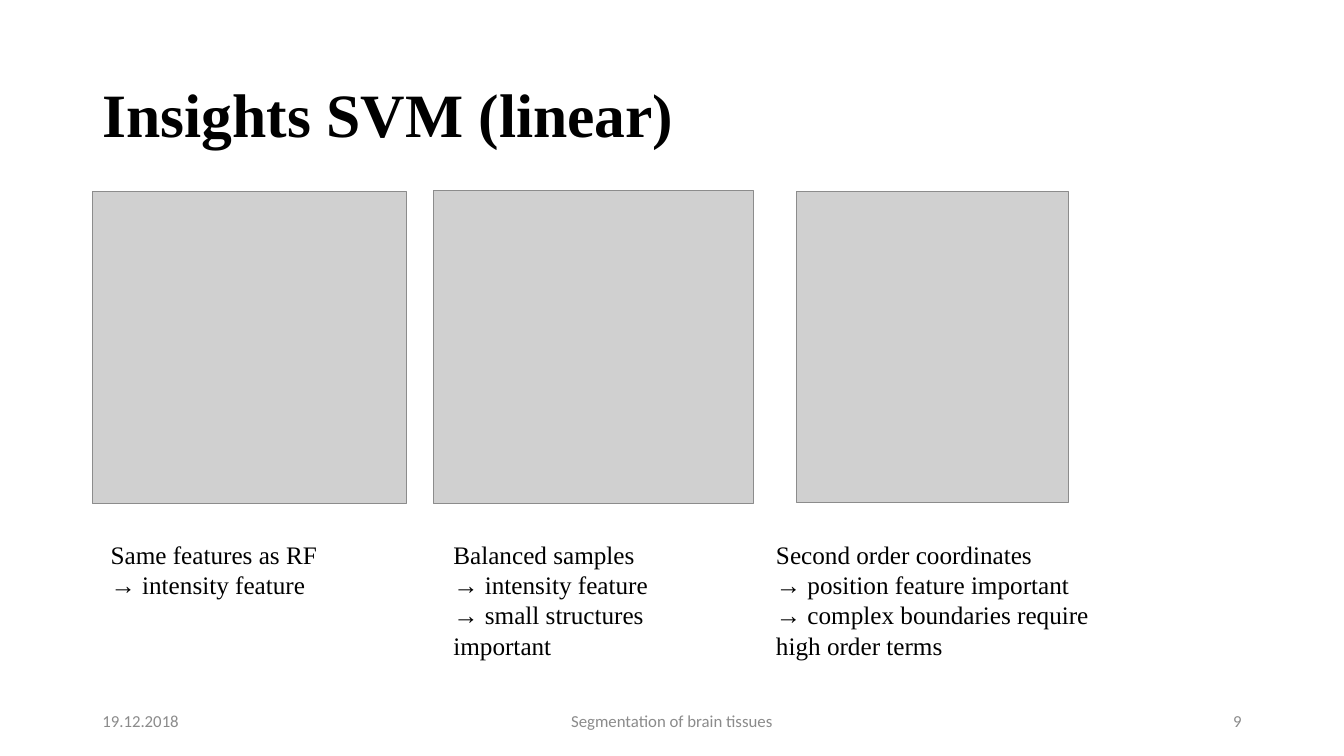
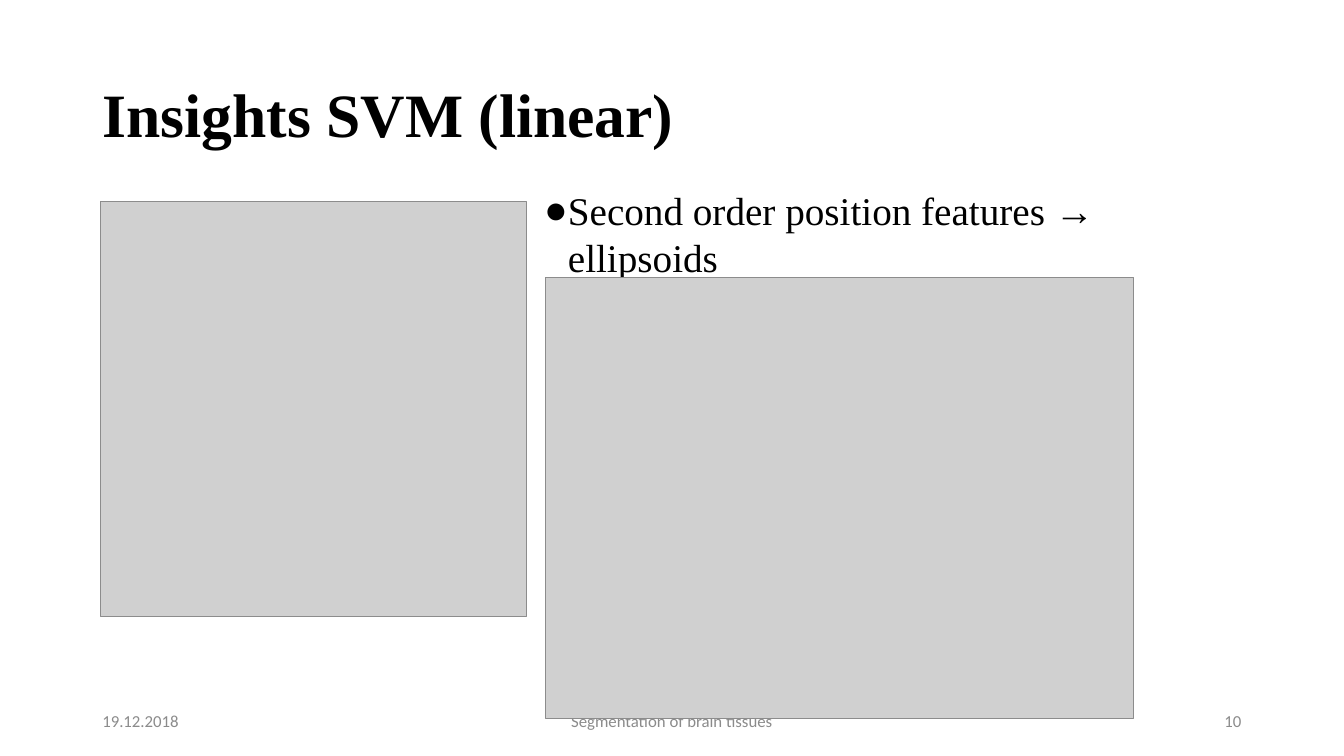
Before and after one commit to mhayoz/MIALab, a slide deck: slide 10 of Final Mialab.pptx (slide 9 before the commit). Drawn at 1344x756 pixels with LibreOffice and Linux fonts; fonts in the diff are those of the drawing; grey boxes stand for pictures; background and template pictures are left out. Boxes give left, top, right and bottom in pixels: in the first picture for what was removed or moved away, otherwise in the second. Text is boxed around its words. In the diff, an @@ line names an element or a change of style, - is before the commit and + after.

```diff
--- a/Final Mialab.pptx
+++ b/Final Mialab.pptx
@@ picture: place and size @@
-picture at <box>93,192,407,504</box>
+picture at <box>101,202,526,617</box>
@@ picture removed at <box>434,191,753,504</box> @@
@@ text added at <box>568,197,1045,280</box>, 28 pt, text #000000 @@
+● Second order position features → ellipsoids
@@ picture removed at <box>797,192,1069,502</box> @@
@@ picture added at <box>545,277,1133,718</box> @@
@@ text removed at <box>111,546,317,600</box> @@
-Same features as RF
-→ intensity feature
@@ text removed at <box>453,546,648,661</box> @@
-Balanced samples
-→ intensity feature
-→ small structures important
@@ text removed at <box>776,546,1088,661</box> @@
-Second order coordinates
-→ position feature important
-→ complex boundaries require high order terms
@@ page number at <box>1224,716,1241,727</box>: text changed @@
-9
+10
```
Also in this commit, not shown: 1 other slide changed, 2 slides added, 1 other file.
